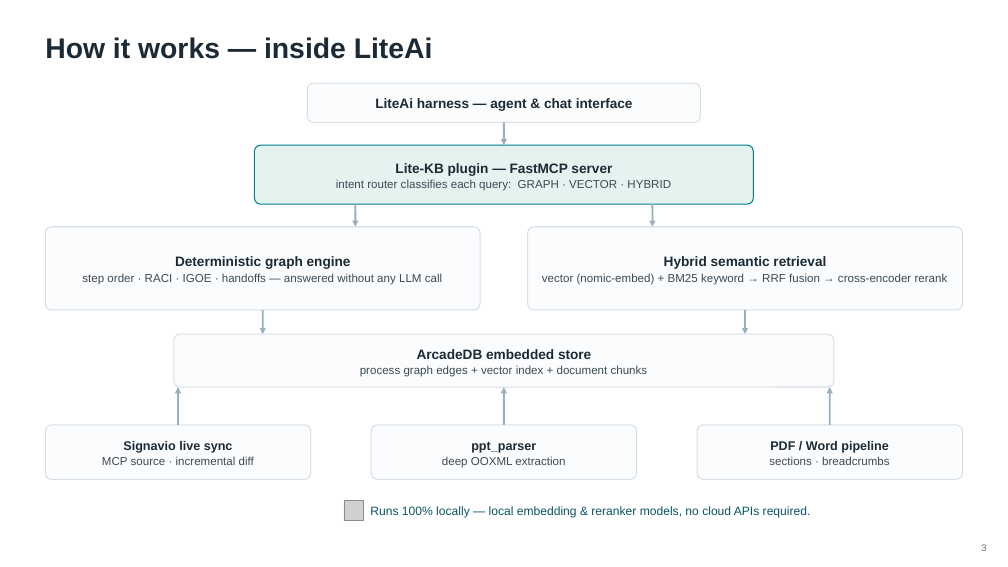
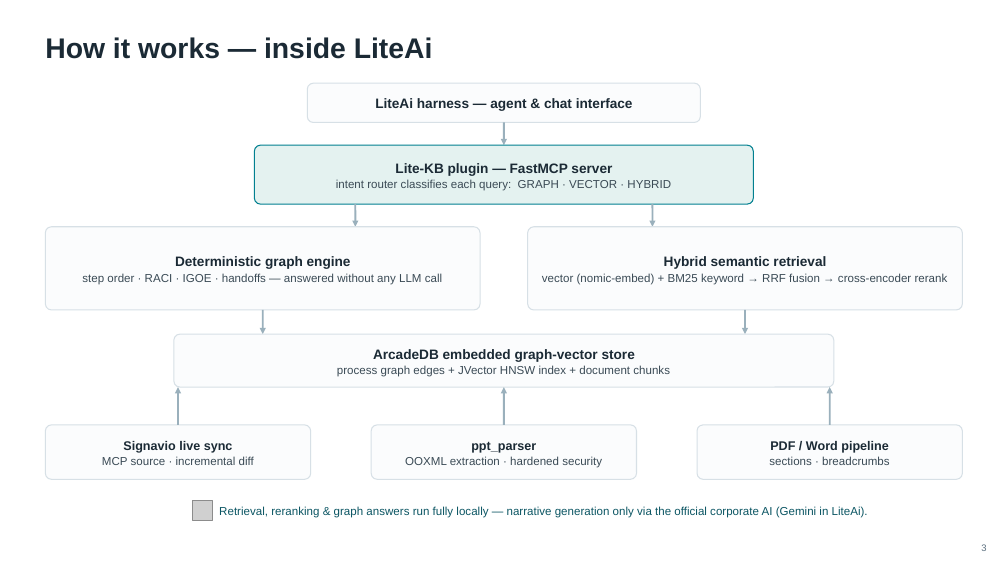
Before and after one commit to Engineer-Aly/msg_queue, a slide deck: slide 3 of Lite-KB_Graph_RAG_Plugin (1).pptx. Drawn at 1008x567 pixels with LibreOffice and Linux fonts; fonts in the diff are those of the drawing; grey boxes stand for pictures. Boxes give left, top, right and bottom in pixels: in the first picture for what was removed or moved away, otherwise in the second. Text is boxed around its words. In the diff, an @@ line names an element or a change of style, - is before the commit and + after.

```diff
--- a/Lite-KB_Graph_RAG_Plugin (1).pptx
+++ b/Lite-KB_Graph_RAG_Plugin (1).pptx
@@ text at [337, 349, 670, 377]: text changed @@
-ArcadeDB embedded store
-process graph edges + vector index + document chunks
+ArcadeDB embedded graph-vector store
+process graph edges + JVector HNSW index + document chunks
@@ text at [405, 456, 602, 468]: text changed @@
-deep OOXML extraction
+OOXML extraction · hardened security
@@ picture: place and size @@
-picture at [344, 501, 364, 520]
+picture at [193, 501, 212, 520]
@@ text at [219, 506, 868, 518]: text changed; size 11.5 to 11 pt @@
-Runs 100% locally — local embedding & reranker models, no cloud APIs required.
+Retrieval, reranking & graph answers run fully locally — narrative generation only via the official corporate AI (Gemini in LiteAi).
```
Also in this commit, not shown: 6 other slides changed, 1 slide added.
